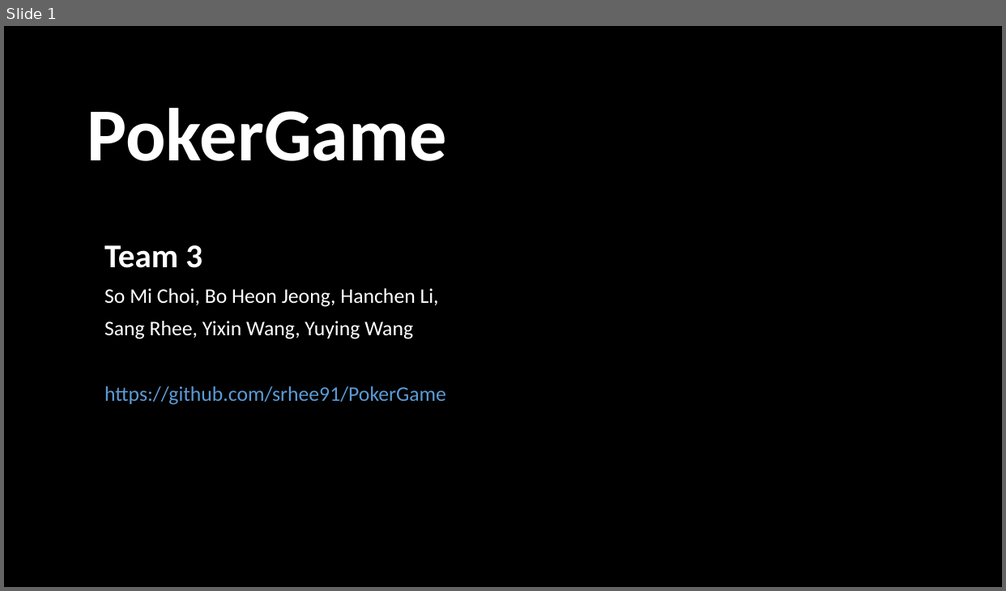
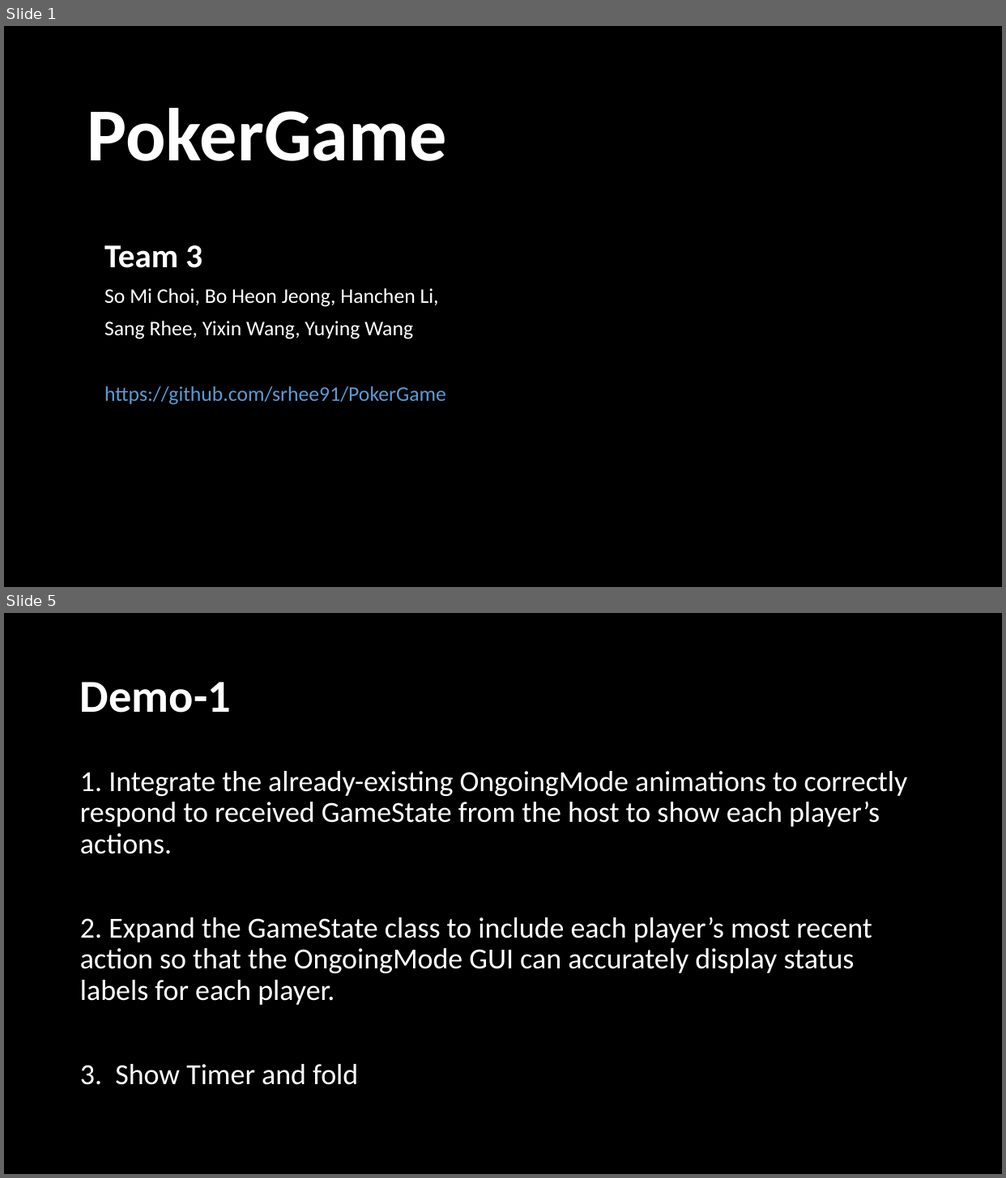
Before and after one commit to srhee91/PokerGame, a slide deck: 09. Sprint3 Final Presentation/FinalPresentation.pptx. Shown one above the other, each under a label of ours: slide 1 before the commit, slides 1 and 5 after it; the slides between them are not shown. The pictures are 1006x591 and 1006x1178 pixels, drawn with LibreOffice and Linux fonts; fonts in the diff are those of the drawing; background and template pictures are left out. Boxes give left, top, right and bottom in pixels: in the first picture for what was removed or moved away, otherwise in the second. Text is boxed around its words. In the diff, an @@ line names an element or a change of style, - is before the commit and + after.

```diff
--- a/09. Sprint3 Final Presentation/FinalPresentation.pptx
+++ b/09. Sprint3 Final Presentation/FinalPresentation.pptx
@@ slide 5 added at bbox=[4, 613, 1002, 1174], background picture (left out) @@
@@ title added at bbox=[80, 682, 231, 713], 44 pt, text #FFFFFF, bold @@
+Demo-1
@@ text added at bbox=[80, 771, 908, 1085], 28 pt, text #FFFFFF @@
+1. Integrate the already-existing OngoingMode animations to correctly respond to received GameState from the host to show each player’s actions.
+2. Expand the GameState class to include each player’s most recent action so that the OngoingMode GUI can accurately display status labels for each player.
+3. Show Timer and fold
```
Also in this commit, not shown: 3 slides changed, 2 other slides added, 1 slide removed.
